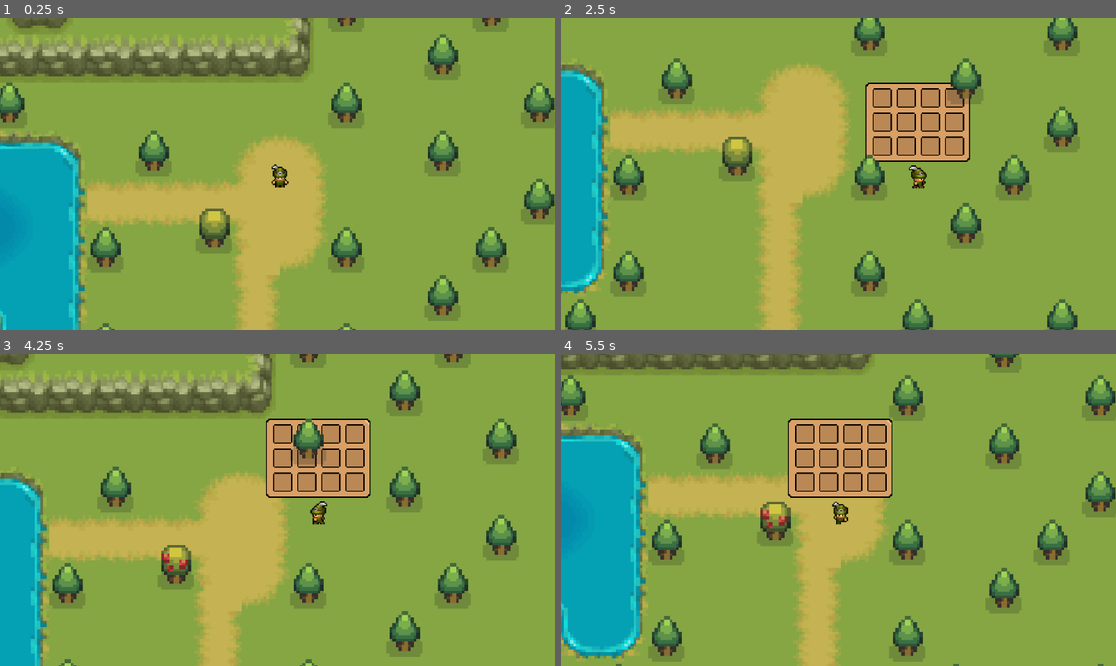
Above: before the commit, frames 1-4 (two rows, left to right).
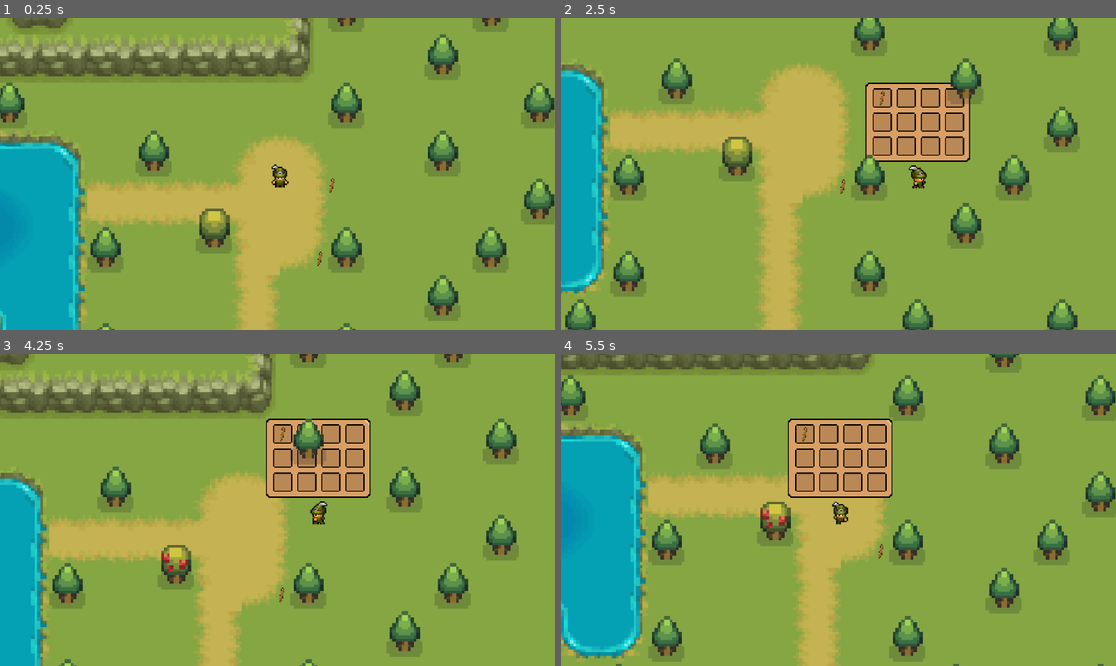
Above: after the commit, the same moments.

Repository: imkaywu/rpc-000
Game: Godot game, scene res://scene/world.tscn
The game is run twice, just before and just after one commit, with the same random seed, the same clock (stepped at 60 frames per second) and the same inputs. This scene is started directly instead of the project's main scene.
Inputs:
- Up to frame 1 (0.25 s): no input
- Up to frame 2 (2.5 s): tap Enter at 0.5 s; hold D (right) 0.53-1.28 s; tap E (e) at 0.6, 1.55, 2.1 s; tap I (i) at 0.8, 1.35, 2.3 s; hold S (down) 1.28-2.03 s; hold D (right) from 2.03 s (still down)
- Up to frame 3 (4.25 s): release D (right) at 2.78 s; hold W (up) 2.78-3.53 s; tap I (i) at 2.85, 3.8 s; tap E (e) at 3.05, 3.6 s; hold A (left) from 3.53 s (still down)
- Up to frame 4 (5.5 s): tap I (i) at 4.35, 5.3 s; tap E (e) at 4.55, 5.1 s; release A (left) at 5.03 s; hold S (down) from 5.03 s (still down)

The runs differ from the first frame. In frame 1, less than 0.1% of the frame differs, in the area x 57-61%, y 51-80%; in frame 2, less than 0.1%; in frame 3, less than 0.1%; in frame 4, less than 0.1%.

Commit message:
add stick collectable

Diff:
--- /dev/null
+++ b/scene/stick_collectable.gd
@@ -0,0 +1,11 @@
+extends StaticBody2D
+
+
+# Called when the node enters the scene tree for the first time.
+func _ready():
+	pass # Replace with function body.
+
+
+# Called every frame. 'delta' is the elapsed time since the previous frame.
+func _process(delta):
+	pass
--- /dev/null
+++ b/scene/stick_collectable.tscn
@@ -0,0 +1,37 @@
+[gd_scene load_steps=5 format=3 uid="uid://cm3ni81v2dhwc"]
+
+[ext_resource type="Resource" uid="uid://2iuhb2ssuuku" path="res://inventory/items/stick.tres" id="2_oai6f"]
+[ext_resource type="Texture2D" uid="uid://bb7fhkcrmstjv" path="res://art/environment/stick-icon.png" id="2_ryyyd"]
+
+[sub_resource type="GDScript" id="GDScript_1pxk6"]
+script/source = "extends StaticBody2D
+
+@export var item: InventoryItem
+
+var player = null
+
+
+func _on_interactable_area_body_entered(body):
+	if body.has_method('player'):
+		player = body
+		player.collect(item)
+		await get_tree().create_timer(0.1).timeout
+		self.queue_free()
+"
+
+[sub_resource type="CircleShape2D" id="CircleShape2D_7sok3"]
+radius = 13.0
+
+[node name="StickCollectable" type="StaticBody2D"]
+script = SubResource("GDScript_1pxk6")
+item = ExtResource("2_oai6f")
+
+[node name="Sprite2D" type="Sprite2D" parent="."]
+texture = ExtResource("2_ryyyd")
+
+[node name="InteractableArea" type="Area2D" parent="."]
+
+[node name="CollisionShape2D" type="CollisionShape2D" parent="InteractableArea"]
+shape = SubResource("CircleShape2D_7sok3")
+
+[connection signal="body_entered" from="InteractableArea" to="." method="_on_interactable_area_body_entered"]
--- a/scene/world.tscn
+++ b/scene/world.tscn
@@ -7,6 +7,7 @@
 [ext_resource type="Texture2D" uid="uid://r5lxikmh7bb6" path="res://art/environment/survivalgame-trees.png" id="4_cbn7m"]
 [ext_resource type="Texture2D" uid="uid://dv8wyhsi0tcya" path="res://art/environment/survivalgame-terrian-water.png" id="5_i7qvv"]
 [ext_resource type="PackedScene" uid="uid://berb6omnu446o" path="res://scene/apple_tree.tscn" id="6_ww5mg"]
+[ext_resource type="PackedScene" uid="uid://cm3ni81v2dhwc" path="res://scene/stick_collectable.tscn" id="8_3nhx2"]
 
 [sub_resource type="TileSetAtlasSource" id="TileSetAtlasSource_o7chh"]
 texture = ExtResource("2_a5lox")
@@ -278,3 +279,9 @@
 
 [node name="AppleTree" parent="." instance=ExtResource("6_ww5mg")]
 position = Vector2(-54.8, 42)
+
+[node name="StickCollectable" parent="." instance=ExtResource("8_3nhx2")]
+position = Vector2(43.2, 5.6)
+
+[node name="StickCollectable2" parent="." instance=ExtResource("8_3nhx2")]
+position = Vector2(33.2, 66.4)
Not shown: 1 places in scene/world.tscn that only renumber resources
